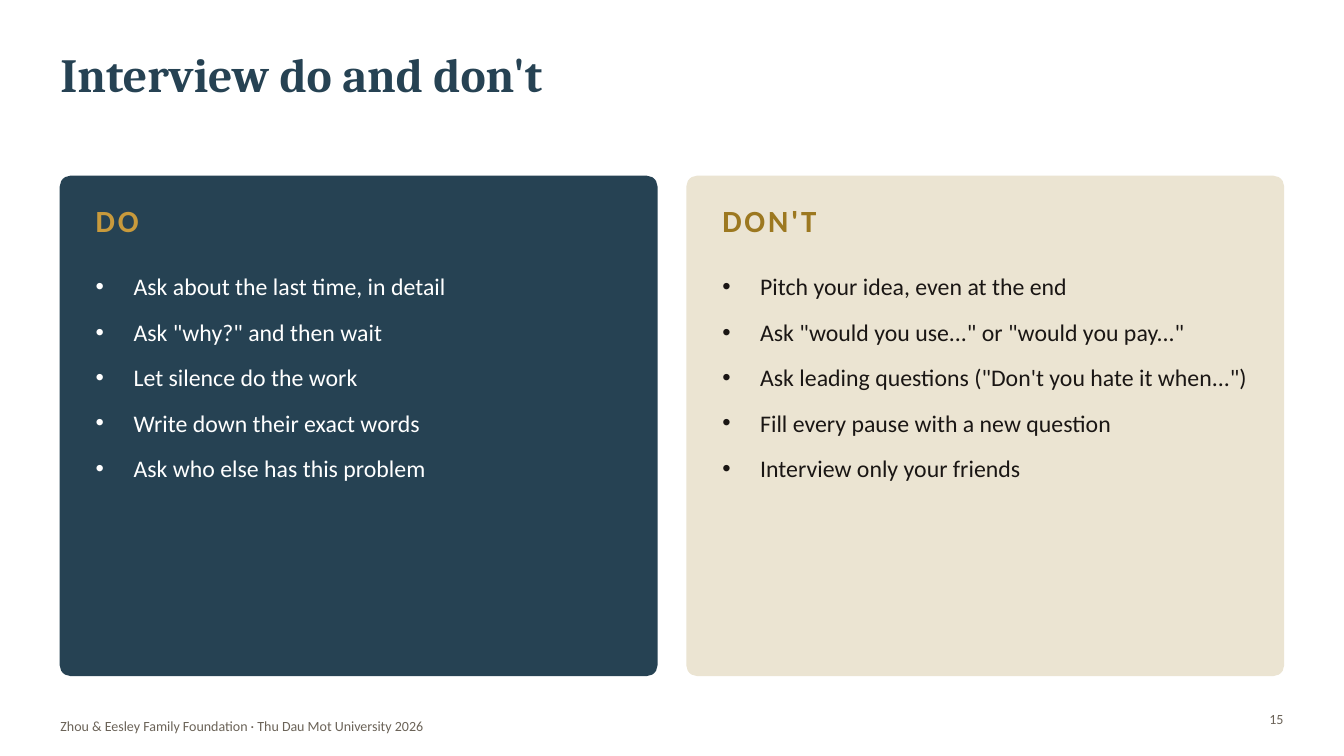
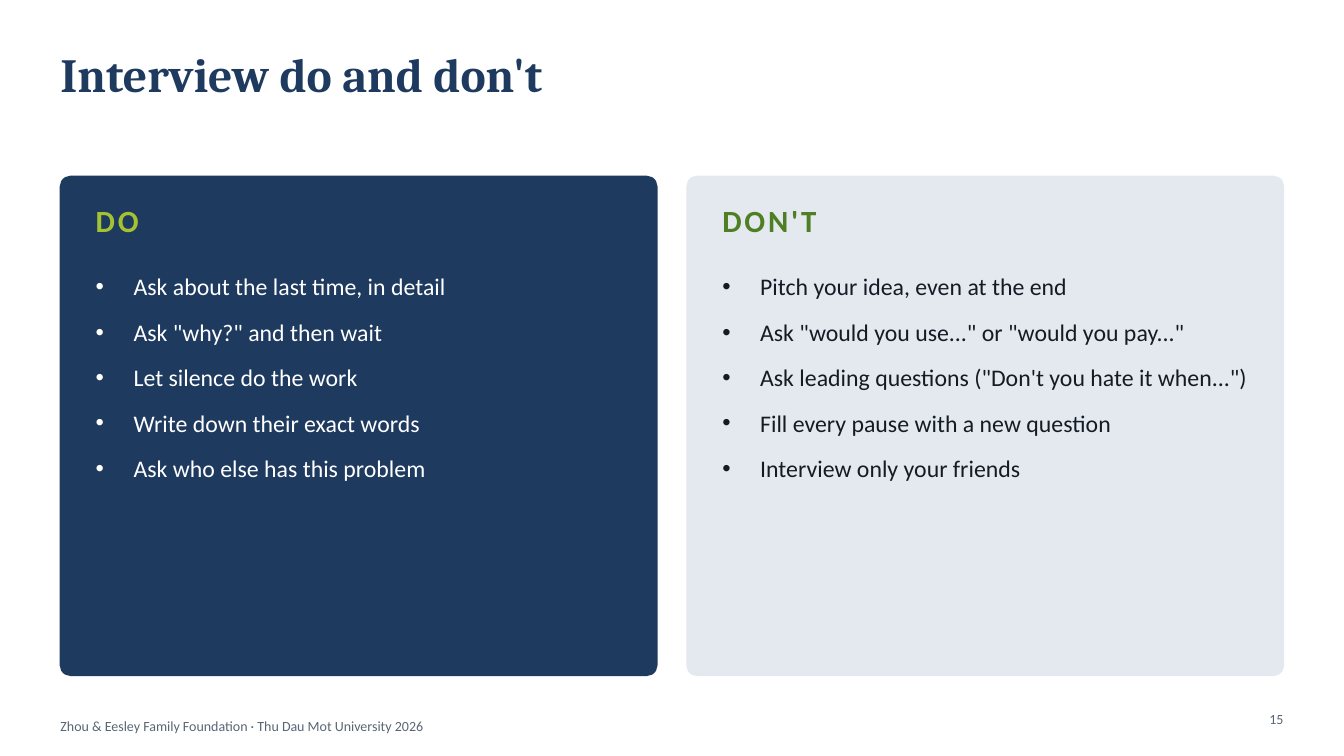
Before and after one commit to nnj24xbfp8-wq/projectkla, a slide deck: slide 15 of decks/Eesley_TDMU_Vietnam_Dec18.pptx. Drawn at 1344x756 pixels with LibreOffice and Linux fonts; fonts in the diff are those of the drawing; background and template pictures are left out. Boxes give left, top, right and bottom in pixels: in the first picture for what was removed or moved away, otherwise in the second. Text is boxed around its words. In the diff, an @@ line names an element or a change of style, - is before the commit and + after.

```diff
--- a/decks/Eesley_TDMU_Vietnam_Dec18.pptx
+++ b/decks/Eesley_TDMU_Vietnam_Dec18.pptx
@@ rounded rectangle at [60, 176, 657, 676]: fill #264253 to #1E3A5F; outline #264253 1 pt to #1E3A5F 1 pt @@
@@ rounded rectangle at [688, 176, 1285, 676]: fill #EBE4D2 to #E3E9EF; outline #EBE4D2 1 pt to #E3E9EF 1 pt @@
@@ text "DO" at [96, 212, 139, 232]: text colour #C89A3C to #A5C331 @@
@@ text "DON'T" at [722, 211, 816, 232]: text colour #9C7820 to #4F7F24 @@
@@ text "Pitch your idea, even at ..." at [760, 278, 1247, 481]: text colour #1A1614 to #141B24 @@
@@ text "Zhou & Eesley Family Foundation ..." at [60, 721, 423, 733]: text colour #6B6358 to #5A6675 @@
@@ page number at [1269, 715, 1283, 724]: text colour #6B6358 to #5A6675 @@
```
Also in this commit, not shown: 35 other slides changed, 6 other files.
